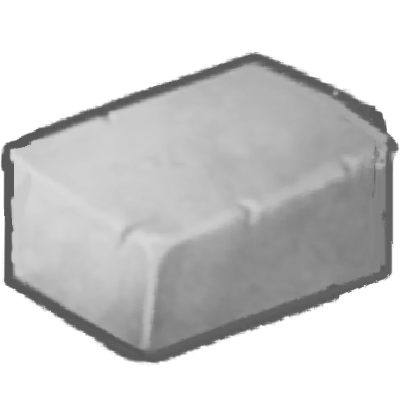
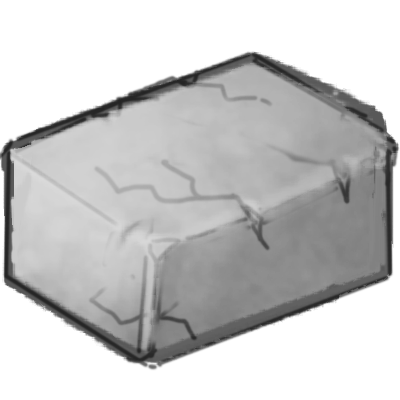
Layered file, before and after one edit (400x400). Changes by layer:
added layer "Layer 6" (overlay, 59%) in group "TEXT" over [0, 51, 399, 371]
